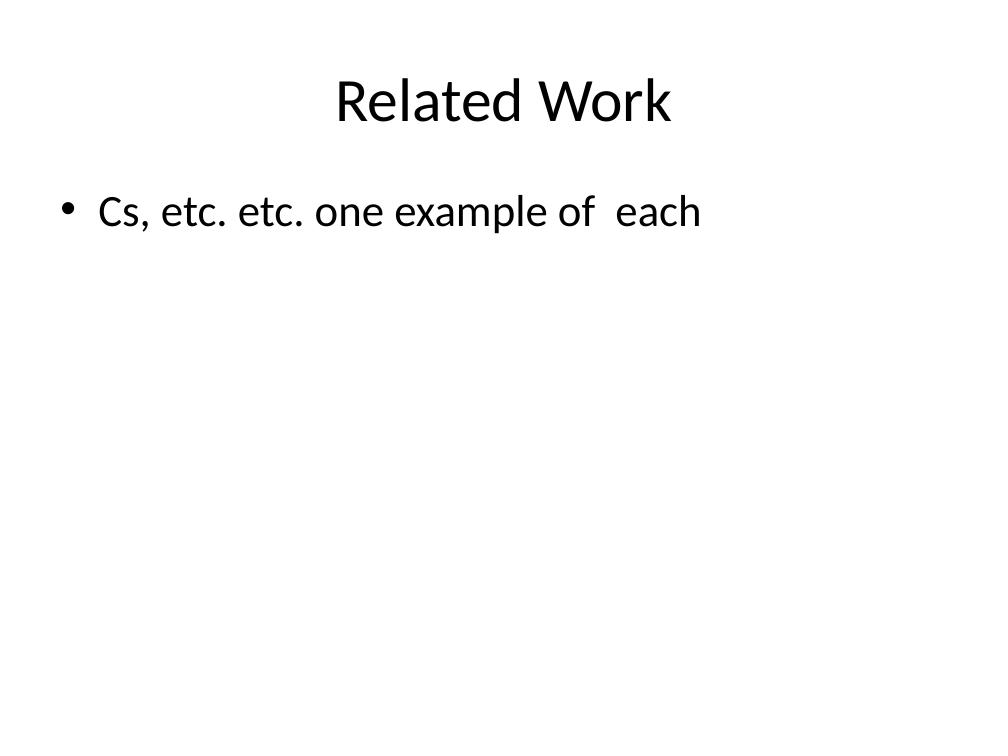
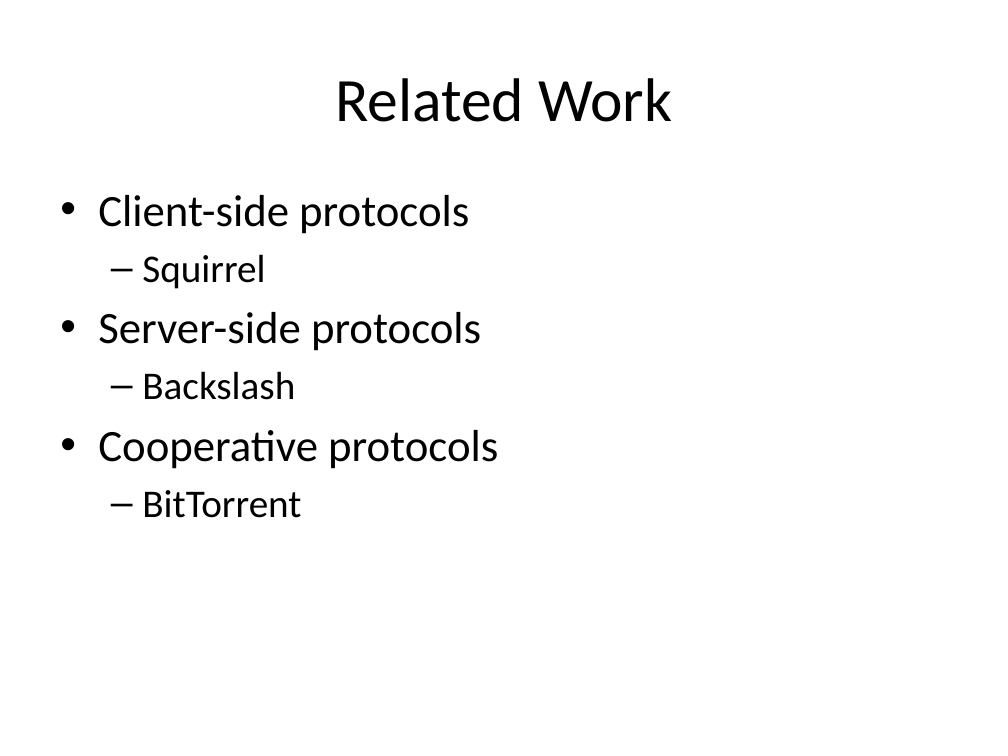
Before and after one commit to rdp/p2pwebclient, a slide deck: slide 10 of thesis_presentation/How to Make the Internet Faster.pptx. Drawn at 1008x756 pixels with LibreOffice and Linux fonts; fonts in the diff are those of the drawing. Boxes give left, top, right and bottom in pixels: in the first picture for what was removed or moved away, otherwise in the second. Text is boxed around its words. In the diff, an @@ line names an element or a change of style, - is before the commit and + after.

```diff
--- a/thesis_presentation/How to Make the Internet Faster.pptx
+++ b/thesis_presentation/How to Make the Internet Faster.pptx
@@ text at [98, 195, 498, 518]: text changed @@
-• Cs, etc. etc. one example of each
+• Client-side protocols
+  – Squirrel
+• Server-side protocols
+  – Backslash
+• Cooperative protocols
+  – BitTorrent
```
Also in this commit, not shown: 10 other slides changed, 7 slides added, 10 slides removed.
